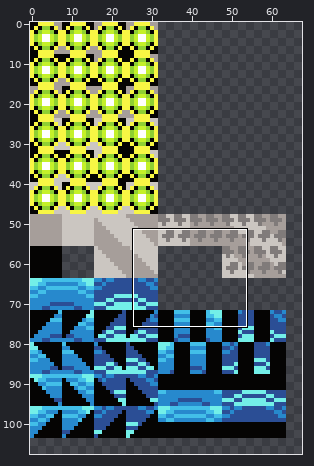
File history of a sprite sheet, sprites/tiles.png. The picture above shows the old version from afar; the outline marks the close-up.
Close-up. The starting point:
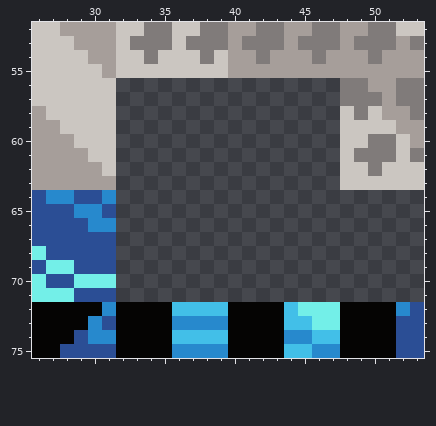
The file is 128x128 pixels. Shown: x 26..53, y 52..75. The wide view leaves out empty margins.
Now the later version:
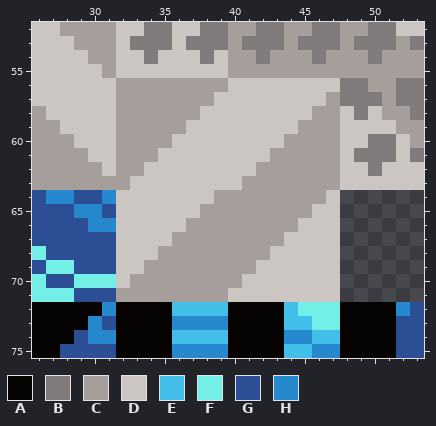
Palette (. is transparent): A #050403  B #807b7a  C #a69e9a  D #cbc6c1  E #42bfe8  F #73efe8  G #2b4e95  H #2789cd
The edit:
@@ x 26..53 @@
 55 DDDDDCDDDDDDDDCCCCCCCCCCCCCC
-56 DDDDDD................BBCCBB
-57 DDDDDD................BBBCBB
-58 CDDDDD................DBDCCB
-59 CCDDDD................DDDDCC
-60 CCCDDD................DDBBDC
-61 CCCCDD................DBBBDB
-62 CCCCCD................DDBDDD
-63 CCCCCC................DDDDDD
-64 GHHGGH......................
-65 GGGHHG......................
-66 GGGGHH......................
-67 GGGGGG......................
-68 FGGGGG......................
-69 GFFGGG......................
-70 FGGFFF......................
-71 FFFGGG......................
+56 DDDDDDCCCCCCCCDDDDDDDDBBCCBB
+57 DDDDDDCCCCCCCDDDDDDDDCBBBCBB
+58 CDDDDDCCCCCCDDDDDDDDCCDBDCCB
+59 CCDDDDCCCCCDDDDDDDDCCCDDDDCC
+60 CCCDDDCCCCDDDDDDDDCCCCDDBBDC
+61 CCCCDDCCCDDDDDDDDCCCCCDBBBDB
+62 CCCCCDCCDDDDDDDDCCCCCCDDBDDD
+63 CCCCCCCDDDDDDDDCCCCCCCDDDDDD
+64 GHHGGHDDDDDDDCCCCCCCCD......
+65 GGGHHGDDDDDDCCCCCCCCDD......
+66 GGGGHHDDDDDCCCCCCCCDDD......
+67 GGGGGGDDDDCCCCCCCCDDDD......
+68 FGGGGGDDDCCCCCCCCDDDDD......
+69 GFFGGGDDCCCCCCCCDDDDDD......
+70 FGGFFFDCCCCCCCCDDDDDDD......
+71 FFFGGGCCCCCCCCDDDDDDDD......
 72 AAAAAHAAAAEEEEAAAAEFFFAAAAHG
